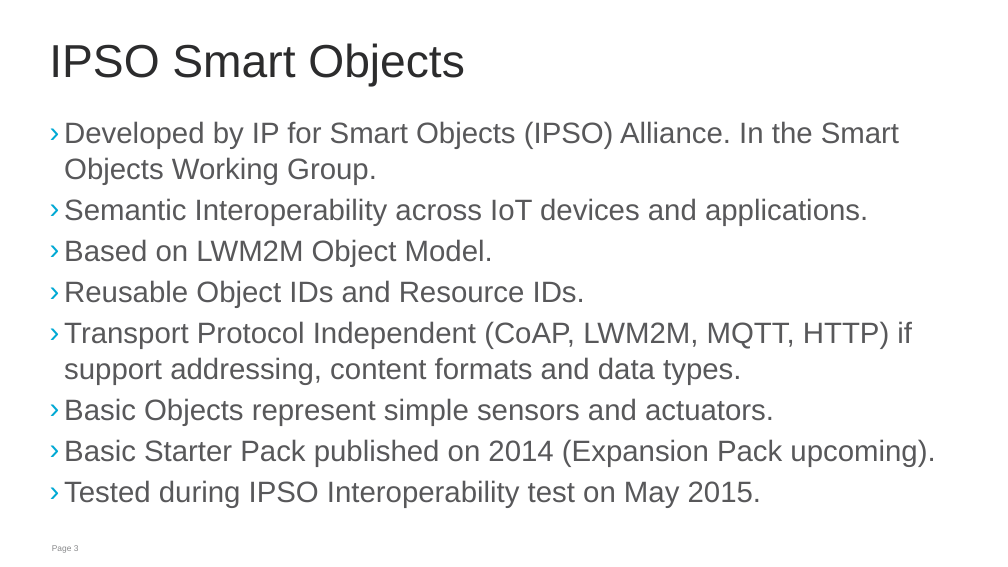
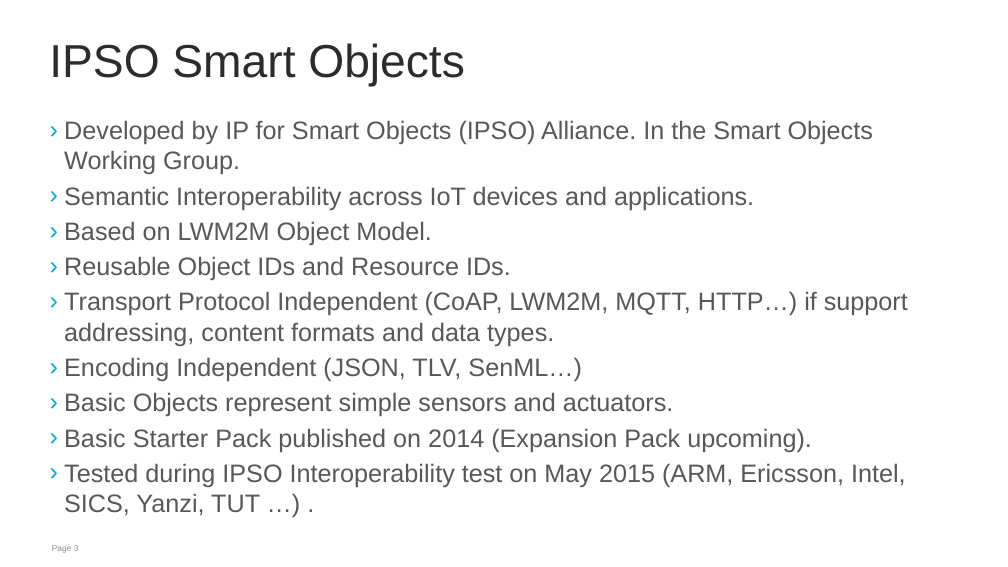
Before and after one commit to jaimejim/iot-playground, a slide deck: slide 3 of Documentation/IPSO_Intro_IOTWEEK.pptx. Drawn at 1008x567 pixels with LibreOffice and Linux fonts; fonts in the diff are those of the drawing; background and template pictures are left out. Boxes give left, top, right and bottom in pixels: in the first picture for what was removed or moved away, otherwise in the second. Text is boxed around its words. In the diff, an @@ line names an element or a change of style, - is before the commit and + after.

```diff
--- a/Documentation/IPSO_Intro_IOTWEEK.pptx
+++ b/Documentation/IPSO_Intro_IOTWEEK.pptx
@@ text at [64, 120, 873, 452]: size 28 to 24 pt in "Developed by IP for Smart Objects (IPSO) ...", "Semantic Interoperability across IoT devices and application ...", "Based on LWM2M Object Model.", "Reusable Object IDs and Resource IDs." and 2 more places @@
@@ text at [64, 291, 908, 381]: text changed; size 28 to 24 pt @@
-› Transport Protocol Independent (CoAP, LWM2M, MQTT, HTTP) if support addressing, content formats and data types.
+› Transport Protocol Independent (CoAP, LWM2M, MQTT, HTTP…) if support addressing, content formats and data types.
+› Encoding Independent (JSON, TLV, SenML…)
@@ text at [64, 463, 906, 515]: text changed; size 28 to 24 pt @@
-› Tested during IPSO Interoperability test on May 2015.
+› Tested during IPSO Interoperability test on May 2015 (ARM, Ericsson, Intel, SICS, Yanzi, TUT …) .
```
Also in this commit, not shown: 2 other slides changed, 1 other file.
